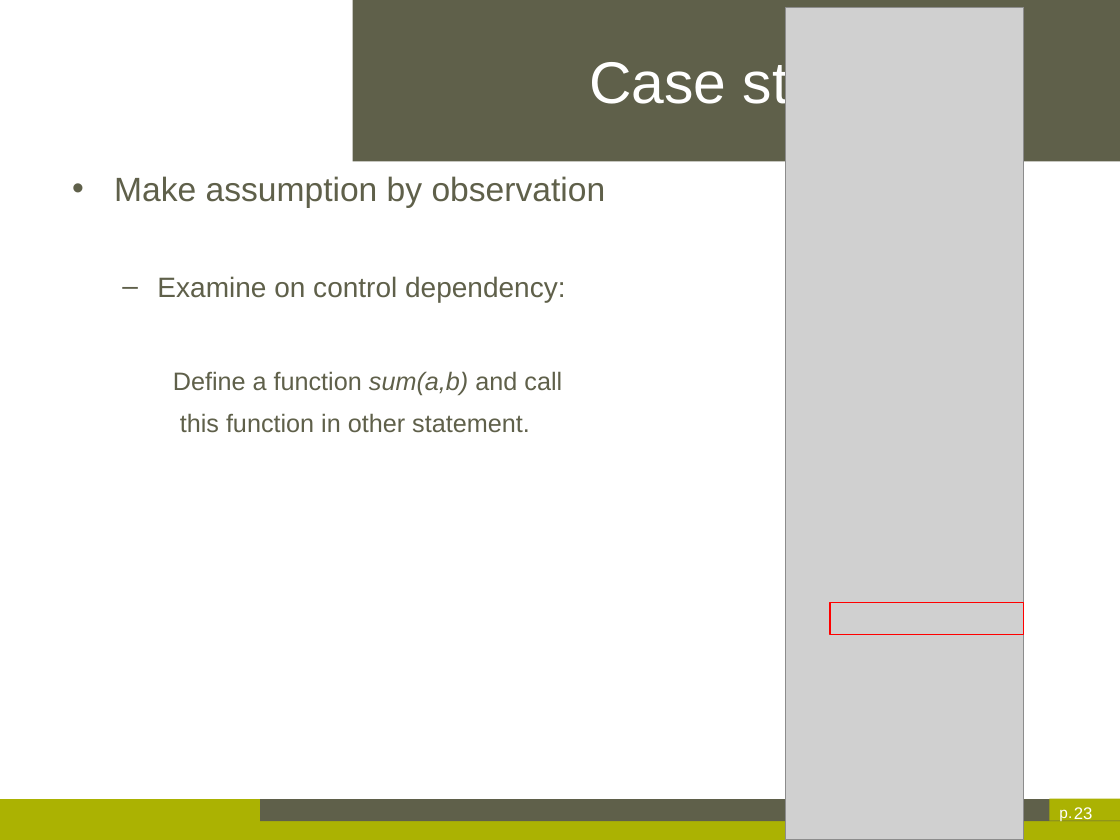
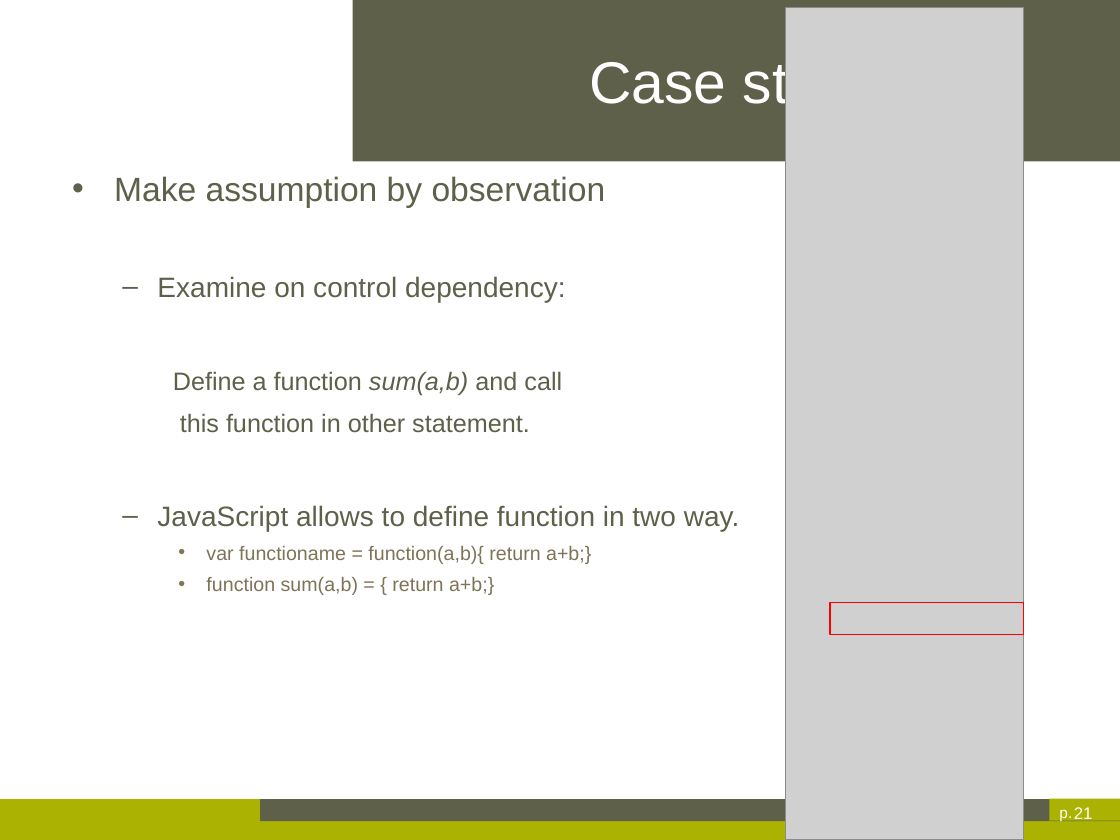
Before and after one commit to axrbao/Thesis-dessertation, a slide deck: slide 21 of Xinran AI-Thesis Presentation.pptx (slide 23 before the commit). Drawn at 1120x840 pixels with LibreOffice and Linux fonts; fonts in the diff are those of the drawing; grey boxes stand for pictures; background and template pictures are left out. Boxes give left, top, right and bottom in pixels: in the first picture for what was removed or moved away, otherwise in the second. Text is boxed around its words. In the diff, an @@ line names an element or a change of style, - is before the commit and + after.

```diff
--- a/Xinran AI-Thesis Presentation.pptx
+++ b/Xinran AI-Thesis Presentation.pptx
@@ text at (157,505,740,595): paragraphs added @@
+  – JavaScript allows to define function in two way.
+    • var functioname = function(a,b){ return a+b;}
+    • function sum(a,b) = { return a+b;}
@@ page number at (1074,807,1093,819): text changed @@
-23
+21
```
Also in this commit, not shown: 16 other slides changed, 5 slides removed.
